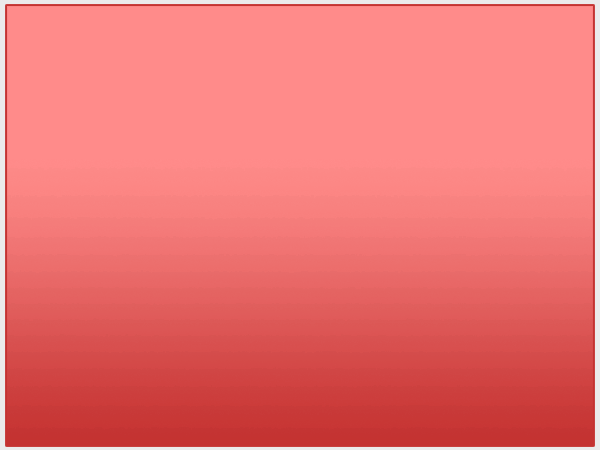
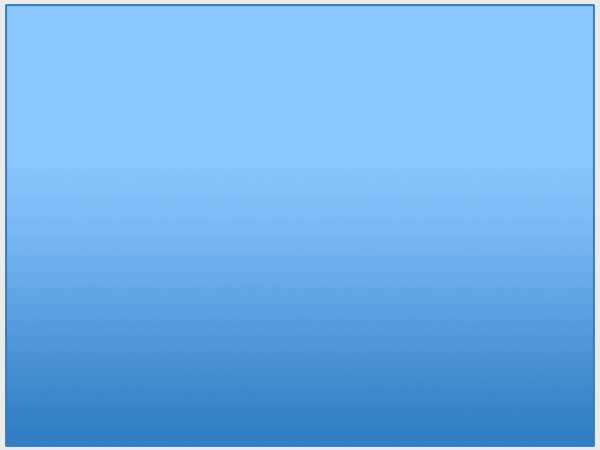
Revision of a layered (600, 450) image; what changed, layer by layer:
pixels changed over (5, 4, 595, 447) (layer not identified)
